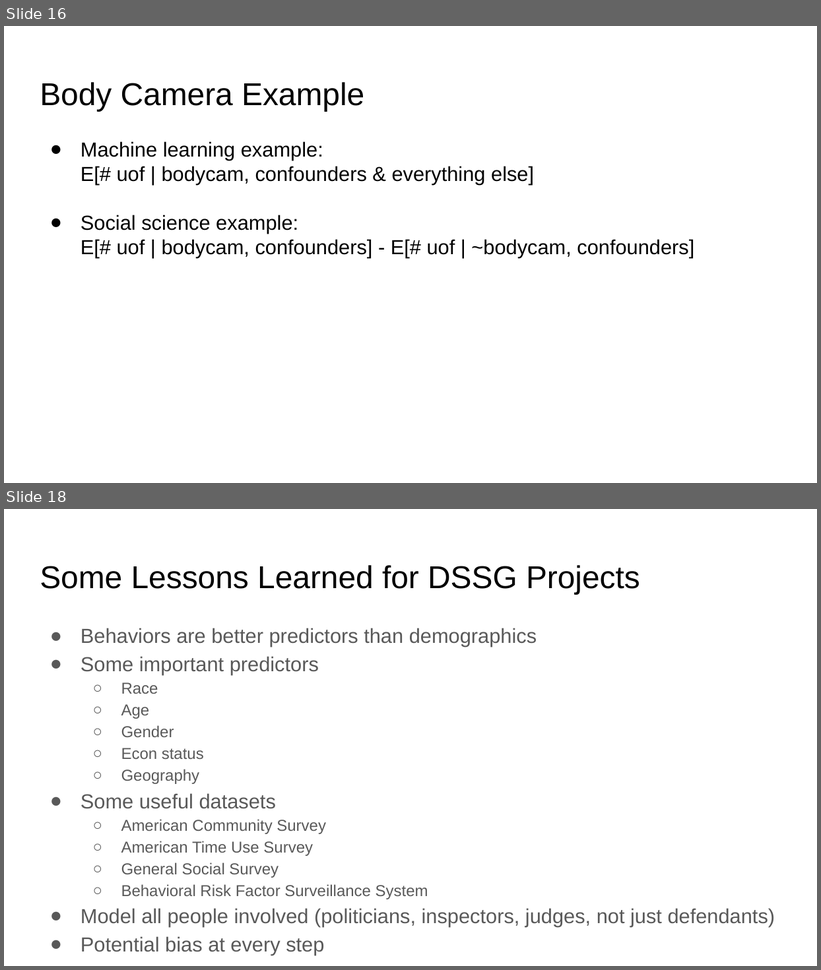
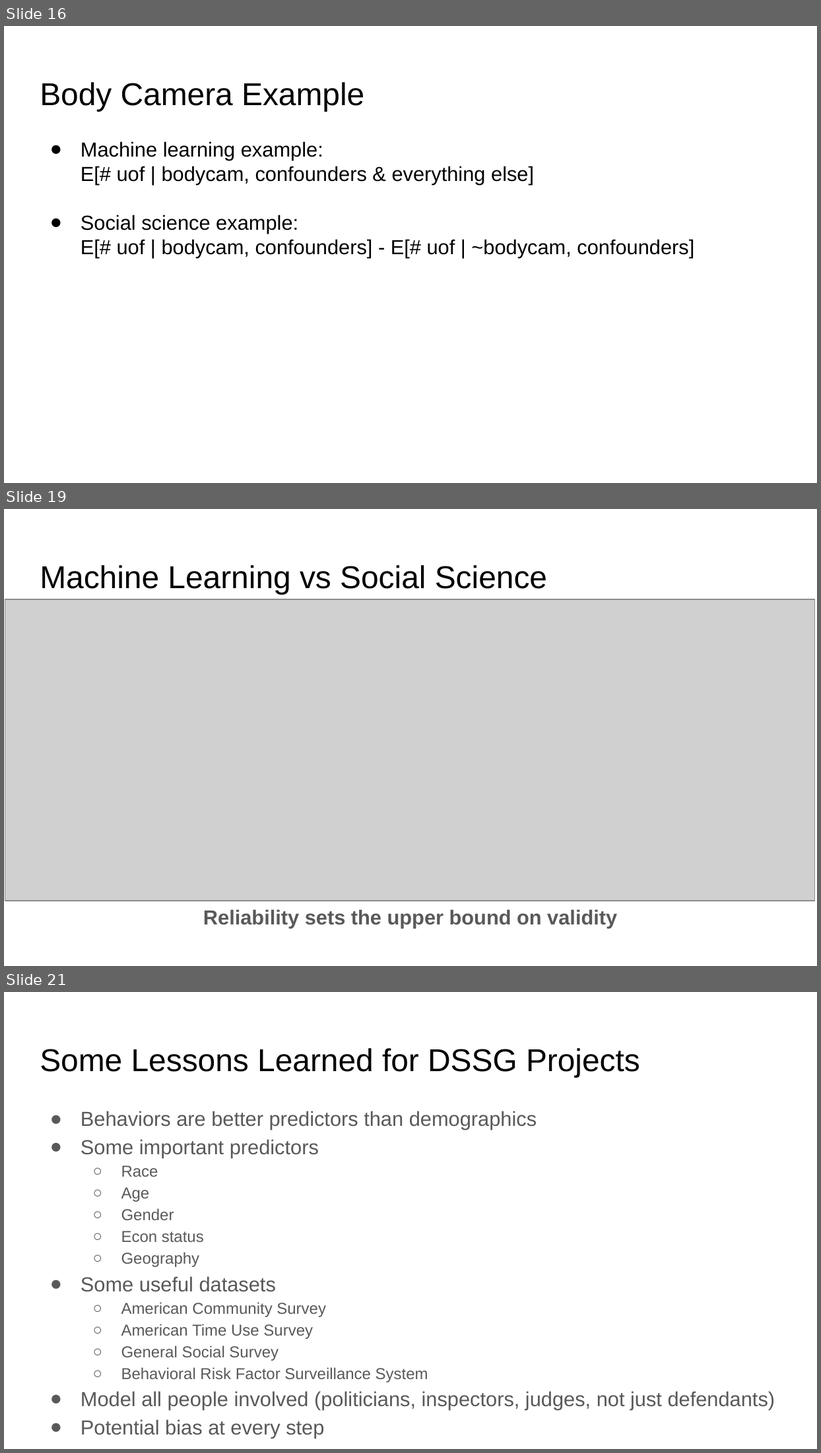
Before and after one commit to dssg/hitchhikers-guide, a slide deck: curriculum/3_modeling_and_machine_learning/quantitative-social-science/We're All Social Scientists Now.pptx. Shown one above the other, each under a label of ours: slides 16 and 18 before the commit, slides 16, 19 and 21 after it; the slides between them are not shown. The pictures are 821x970 and 821x1453 pixels, drawn with LibreOffice and Linux fonts; fonts in the diff are those of the drawing; grey boxes stand for pictures. Boxes give left, top, right and bottom in pixels: in the first picture for what was removed or moved away, otherwise in the second. Text is boxed around its words. In the diff, an @@ line names an element or a change of style, - is before the commit and + after.

```diff
--- a/curriculum/3_modeling_and_machine_learning/quantitative-social-science/We're All Social Scientists Now.pptx
+++ b/curriculum/3_modeling_and_machine_learning/quantitative-social-science/We're All Social Scientists Now.pptx
@@ slide 19 added at bbox=[4, 509, 817, 966], background #FFFFFF @@
@@ title added at bbox=[40, 565, 547, 594], 28 pt, text #000000 @@
+Machine Learning vs Social Science
@@ picture added at bbox=[5, 599, 814, 901] @@
@@ text added at bbox=[203, 910, 617, 929], 18 pt, text #595959, bold @@
+Reliability sets the upper bound on validity
@@ what was slide 18 is now slide 21 @@
```
Also in this commit, not shown: 3 slides changed, 2 other slides added, 1 other file.
